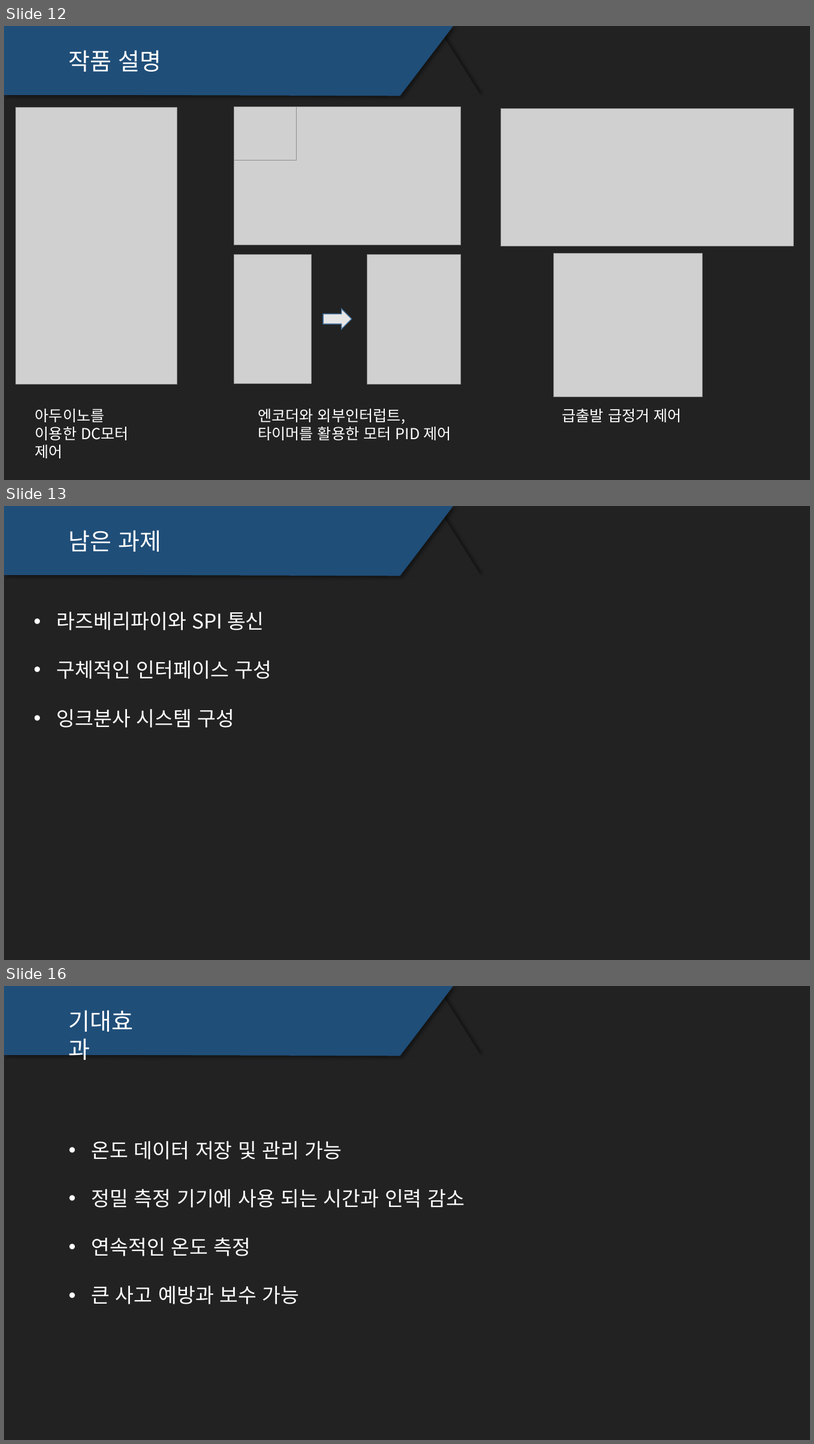
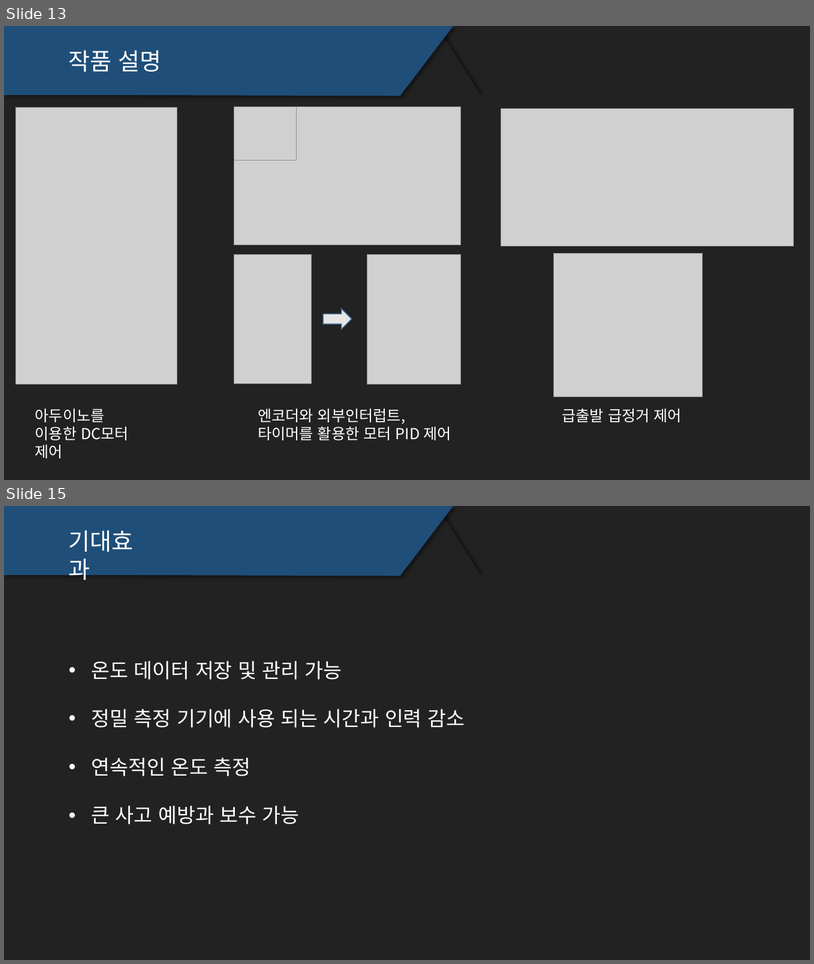
Before and after one commit to TRpop/GoRail, a slide deck: 중간발표/김동환 박규하 김현종 피피티 완.pptx. Shown one above the other, each under a label of ours: slides 12, 13 and 16 before the commit, slides 13 and 15 after it; the slides between them are not shown. The pictures are 814x1444 and 814x964 pixels, drawn with LibreOffice and Linux fonts; fonts in the diff are those of the drawing; grey boxes stand for pictures. Boxes give left, top, right and bottom in pixels: in the first picture for what was removed or moved away, otherwise in the second. Text is boxed around its words. In the diff, an @@ line names an element or a change of style, - is before the commit and + after.

```diff
--- a/중간발표/김동환 박규하 김현종 피피티 완.pptx
+++ b/중간발표/김동환 박규하 김현종 피피티 완.pptx
@@ slide 13 removed at box(4, 506, 810, 960), background #222222 @@
@@ freeform shape removed at box(4, 506, 453, 576) @@
@@ triangle removed at box(401, 513, 482, 576) @@
@@ text removed at box(69, 530, 162, 552) @@
-남은 과제
@@ text removed at box(57, 612, 272, 727) @@
-• 라즈베리파이와 SPI 통신
-• 구체적인 인터페이스 구성
-• 잉크분사 시스템 구성
@@ what was slide 12 is now slide 13 @@
@@ what was slide 16 is now slide 15 @@
```
Also in this commit, not shown: 4 slides changed, 1 slide added, 1 other slide removed, 7 other files.
